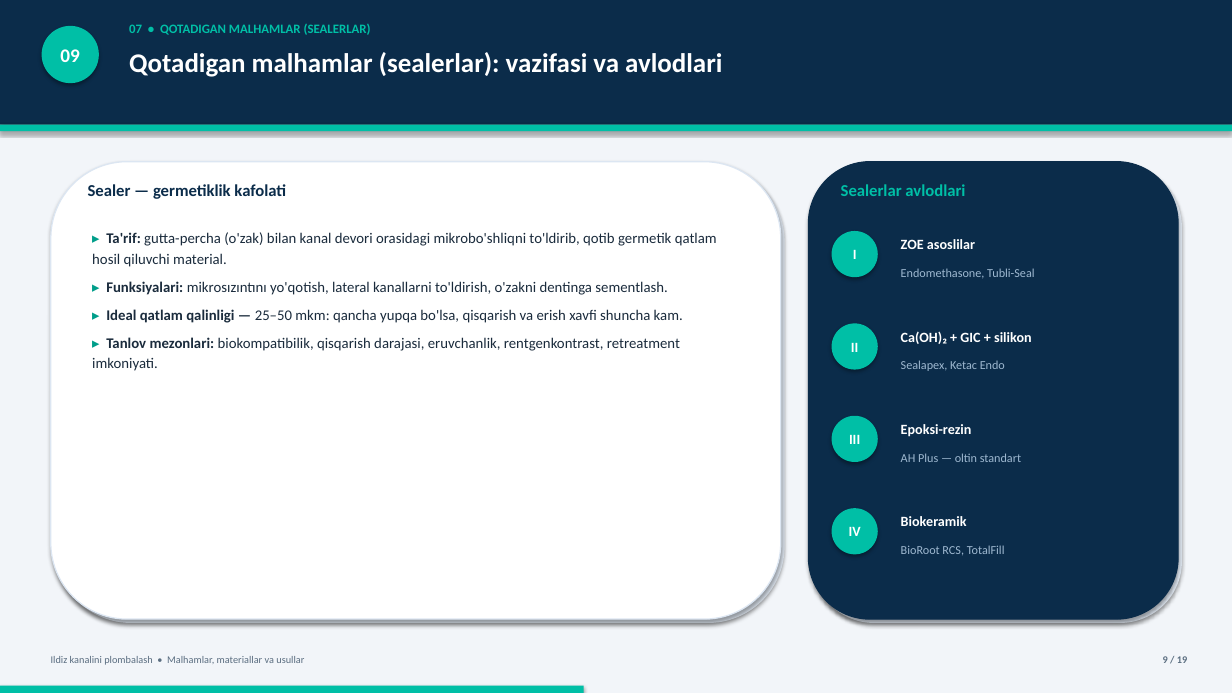
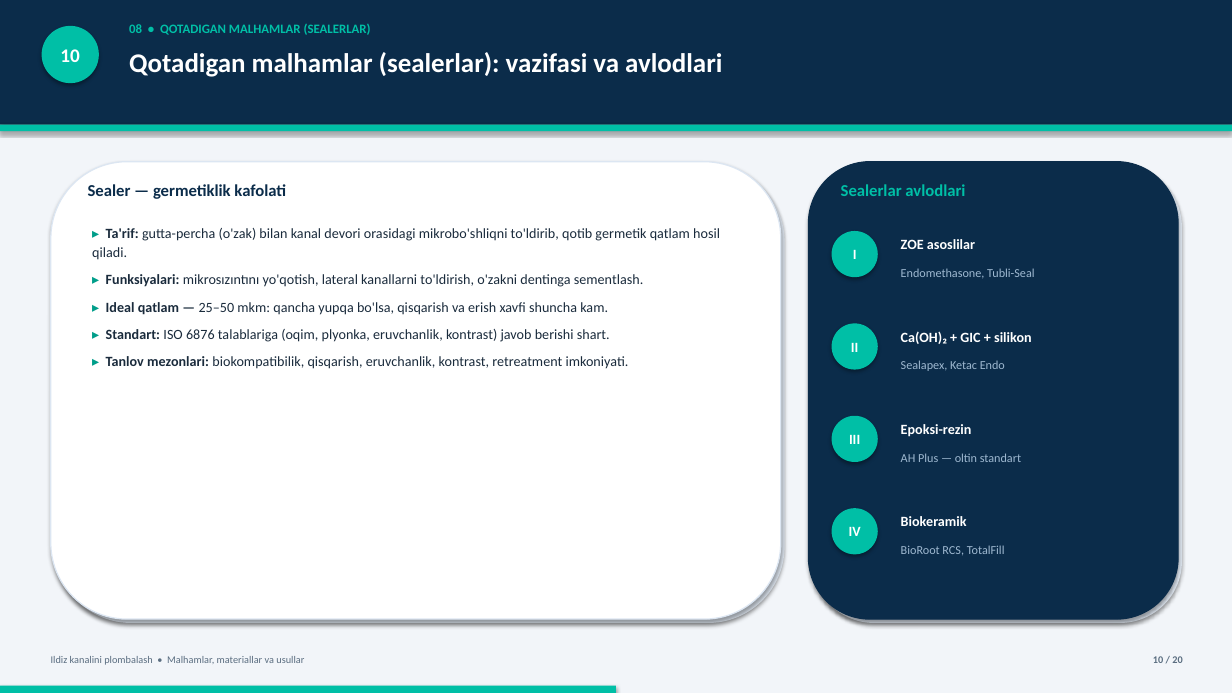
Before and after one commit to jabborovd18-collab/jdakimyo, a slide deck: slide 10 of Ildiz_kanalini_plombalash_taqdimot.pptx (slide 9 before the commit). Drawn at 1232x693 pixels with LibreOffice and Linux fonts; fonts in the diff are those of the drawing. Boxes give left, top, right and bottom in pixels: in the first picture for what was removed or moved away, otherwise in the second. Text is boxed around its words. In the diff, an @@ line names an element or a change of style, - is before the commit and + after.

```diff
--- a/Ildiz_kanalini_plombalash_taqdimot.pptx
+++ b/Ildiz_kanalini_plombalash_taqdimot.pptx
@@ text at bbox=[129, 24, 371, 35]: text changed @@
-07 • QOTADIGAN MALHAMLAR (SEALERLAR)
+08 • QOTADIGAN MALHAMLAR (SEALERLAR)
@@ text in ellipse at bbox=[60, 49, 79, 62]: text changed @@
-09
+10
@@ text at bbox=[92, 228, 720, 260]: text changed; size 11.5 to 11 pt @@
-▸ Ta'rif: gutta-percha (o'zak) bilan kanal devori orasidagi mikrobo'shliqni to'ldirib, qotib germetik qatlam hosil qiluvchi material.
+▸ Ta'rif: gutta-percha (o'zak) bilan kanal devori orasidagi mikrobo'shliqni to'ldirib, qotib germetik qatlam hosil qiladi.
@@ text at bbox=[106, 274, 644, 287]: size 11.5 to 11 pt in "▸ Funksiyalari: mikrosızıntını yo'qotish, lateral kanallarni ..." @@
@@ text at bbox=[106, 302, 629, 369]: text changed; size 11.5 to 11 pt @@
-▸ Ideal qatlam qalinligi — 25–50 mkm: qancha yupqa bo'lsa, qisqarish va erish xavfi shuncha kam.
-▸ Tanlov mezonlari: biokompatibilik, qisqarish darajasi, eruvchanlik, rentgenkontrast, retreatment imkoniyati.
+▸ Ideal qatlam — 25–50 mkm: qancha yupqa bo'lsa, qisqarish va erish xavfi shuncha kam.
+▸ Standart: ISO 6876 talablariga (oqim, plyonka, eruvchanlik, kontrast) javob berishi shart.
+▸ Tanlov mezonlari: biokompatibilik, qisqarish, eruvchanlik, kontrast, retreatment imkoniyati.
@@ text at bbox=[1153, 656, 1182, 663]: text changed @@
-9 / 19
+10 / 20
@@ rectangle: place and size @@
-rectangle at bbox=[0, 686, 584, 693]
+rectangle at bbox=[0, 686, 616, 693]
```
Also in this commit, not shown: 17 other slides changed, 2 slides added, 1 slide removed, 11 other files.
